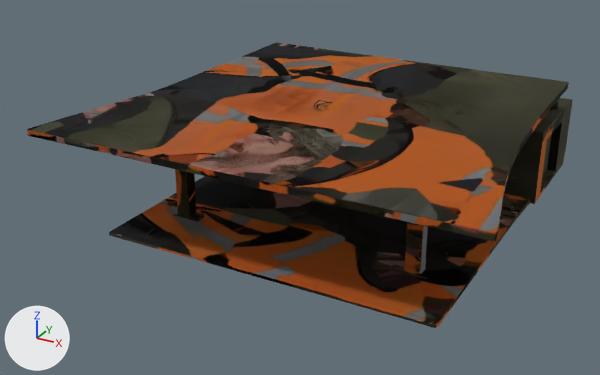
Two versions of the glTF model assets/fp/cdn/04c0512f-8a37-415e-9dc9-f6d13d62e5df.glb, one commit apart.
Both versions are drawn from a camera (50 mm lens) standing at (0.773, -1.63, 0.7) and looking at (-0.079, -0.081, -0.075). The lights are fixed; the arrows at lower left show +X, +Y and +Z. The older version comes first. Where no turn or scale is listed for an object, it has been applied to the vertices.

The first picture shows 'geometry_0'.
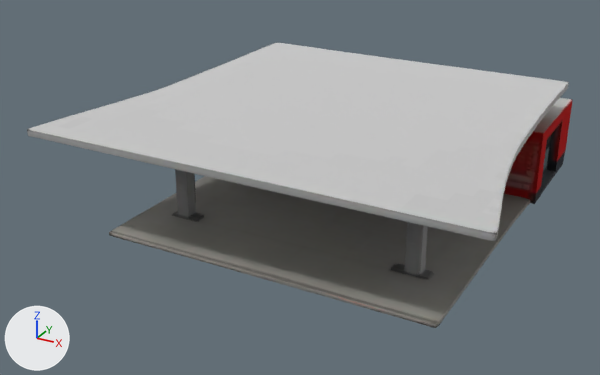
Pixel boxes (x1, y1, x2, y2) of what changed, in the pictures (600 x 375 px):
'geometry_0', surface changed (lighter): (27, 43, 573, 328) in both

Diff of the bpy script that builds the scene:
```diff
--- a/assets/fp/cdn/04c0512f-8a37-415e-9dc9-f6d13d62e5df.glb.py
+++ b/assets/fp/cdn/04c0512f-8a37-415e-9dc9-f6d13d62e5df.glb.py
@@ img_image_0 @@
+img_image_0 = load_image('Image_0', '_unpacked/Image_0', 1024, 1024, 'sRGB')
@@ mat_material_0 @@
 mat_material_0 = principled_material('Material_0')
-mat_material_0.texture = img_basecolor_webp
+mat_material_0.texture = img_image_0
 mat_material_0.metallic = 1.0
```
